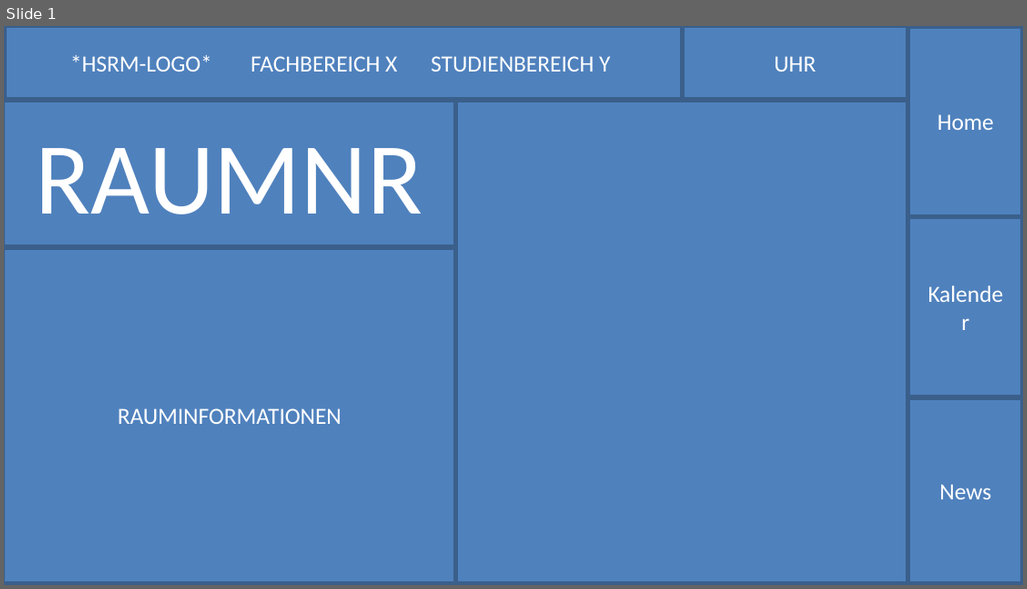
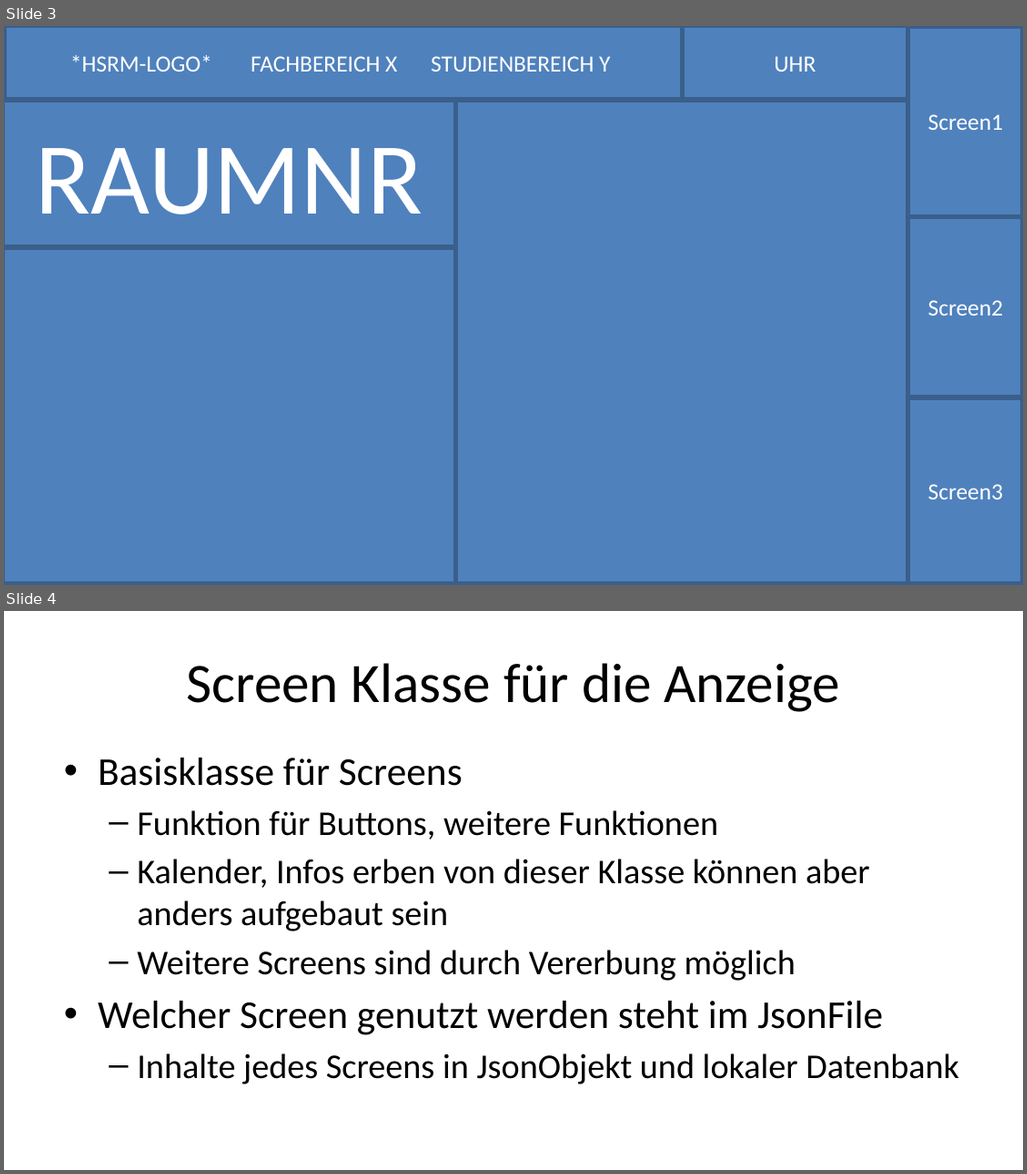
Before and after one commit to 3xtogo/dwd, a slide deck: doku/Layout_Design.pptx. Shown one above the other, each under a label of ours: slide 1 before the commit, slides 3 and 4 after it. The pictures are 1027x589 and 1027x1174 pixels, drawn with LibreOffice and Linux fonts; fonts in the diff are those of the drawing. Boxes give left, top, right and bottom in pixels: in the first picture for what was removed or moved away, otherwise in the second. Text is boxed around its words. In the diff, an @@ line names an element or a change of style, - is before the commit and + after.

```diff
--- a/doku/Layout_Design.pptx
+++ b/doku/Layout_Design.pptx
@@ slide 4 added at box(4, 611, 1023, 1170), background #FFFFFF @@
@@ title added at box(187, 663, 839, 712), 24 pt, text #000000 @@
+Screen Klasse für die Anzeige
@@ text added at box(98, 758, 960, 1084), 15 pt, text #000000 @@
+• Basisklasse für Screens
+  – Funktion für Buttons, weitere Funktionen
+  – Kalender, Infos erben von dieser Klasse können aber anders aufgebaut sein
+  – Weitere Screens sind durch Vererbung möglich
+• Welcher Screen genutzt werden steht im JsonFile
+  – Inhalte jedes Screens in JsonObjekt und lokaler Datenbank
@@ what was slide 1 is now slide 3 @@
@@ slide 3 changed as well @@
@@ text in rectangle at box(929, 114, 1003, 130): text changed @@
-Home
+Screen1
@@ text in rectangle at box(929, 300, 1003, 315): text changed @@
-Kalender
+Screen2
@@ text in rectangle at box(118, 408, 342, 424): text removed @@
-RAUMINFORMATIONEN
@@ text in rectangle at box(929, 484, 1003, 499): text changed @@
-News
+Screen3
```
Also in this commit, not shown: 3 other slides changed, 5 other slides added, 2 other files.
